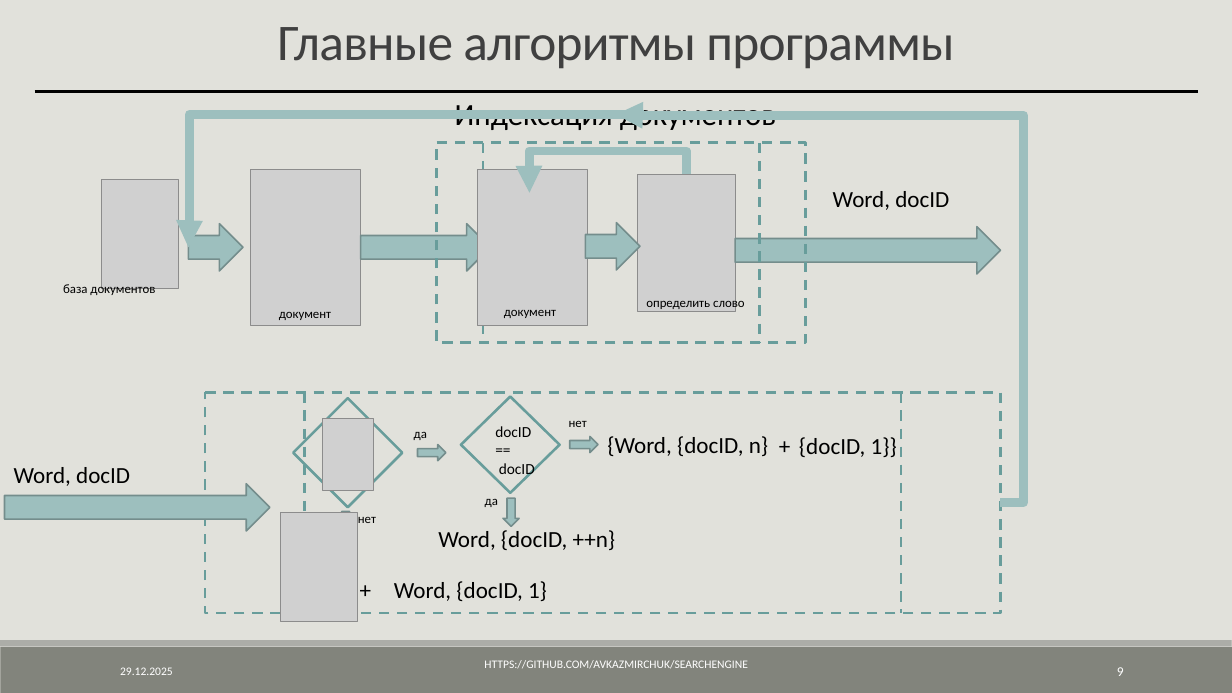
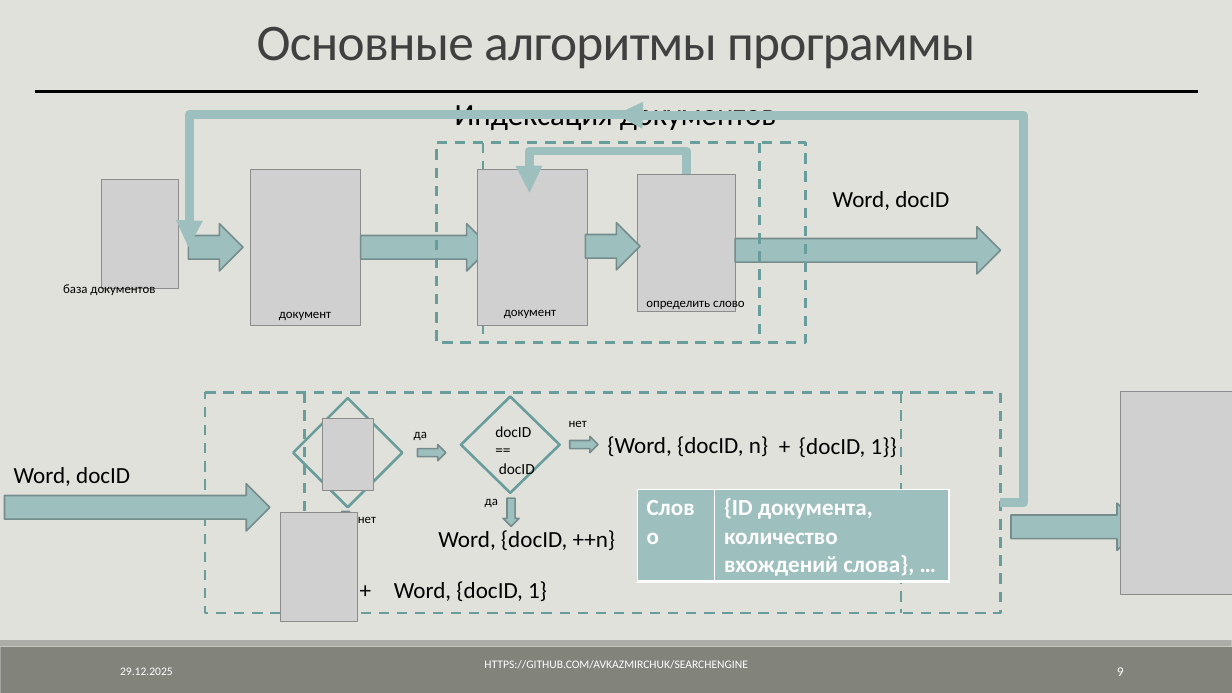
Before and after one commit to AVKazmirchuk/SearchEngine, a slide deck: slide 9 of presentation/защита.pptx. Drawn at 1232x693 pixels with LibreOffice and Linux fonts; fonts in the diff are those of the drawing; grey boxes stand for pictures. Boxes give left, top, right and bottom in pixels: in the first picture for what was removed or moved away, otherwise in the second. Text is boxed around its words. In the diff, an @@ line names an element or a change of style, - is before the commit and + after.

```diff
--- a/presentation/защита.pptx
+++ b/presentation/защита.pptx
@@ text at <box>257,26,975,69</box>: text changed @@
-Главные алгоритмы программы
+Основные алгоритмы программы
@@ picture added at <box>1120,391,1232,594</box> @@
@@ table added at <box>638,490,950,582</box>, 1 rows, 2 columns @@
+Слово | {ID документа, количество вхождений слова}, …
@@ right arrow added at <box>1011,504,1141,551</box>, fill #9DBFBE, outline #748D8D 1.25 pt @@
```
Also in this commit, not shown: 3 other slides changed.
